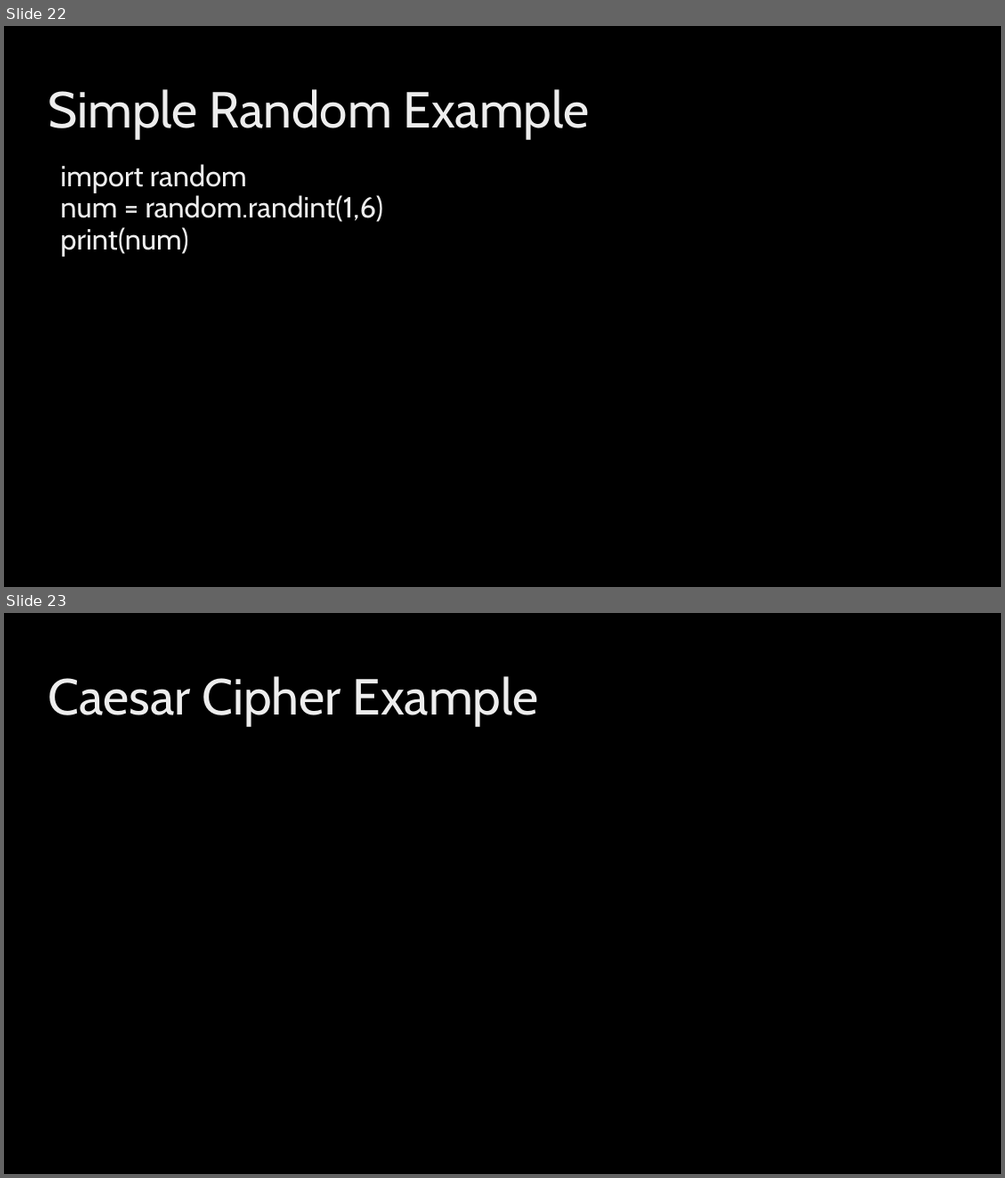
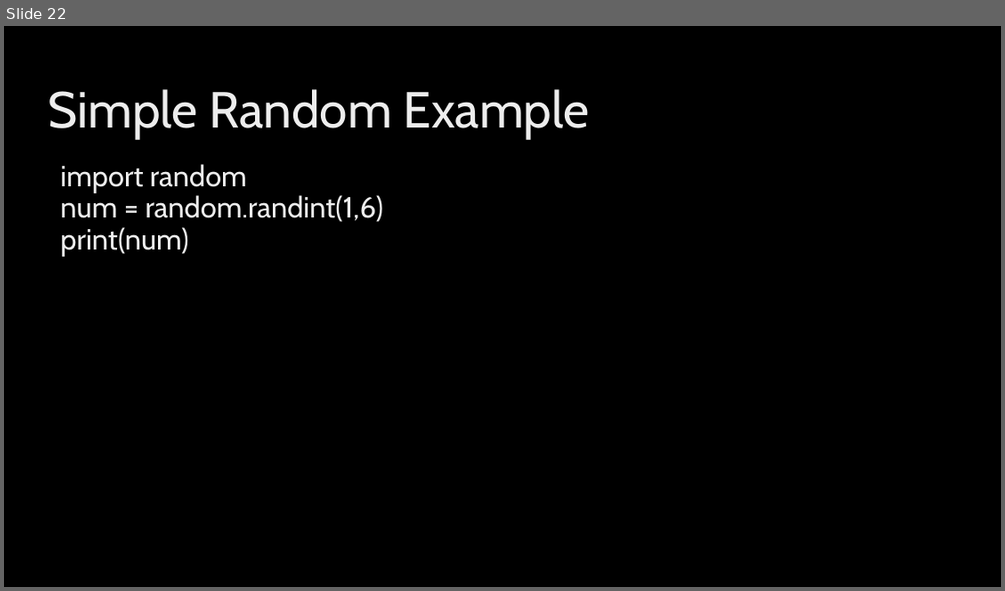
Before and after one commit to rsera/Junior-Knights, a slide deck: Python Day 2.pptx. Shown one above the other, each under a label of ours: slides 22 and 23 before the commit, slide 22 after it. The pictures are 1005x1178 and 1005x591 pixels, drawn with LibreOffice and Linux fonts; fonts in the diff are those of the drawing; background and template pictures are left out. Boxes give left, top, right and bottom in pixels: in the first picture for what was removed or moved away, otherwise in the second. Text is boxed around its words. In the diff, an @@ line names an element or a change of style, - is before the commit and + after.

```diff
--- a/Python Day 2.pptx
+++ b/Python Day 2.pptx
@@ slide 23 removed at (x1=4, y1=613, x2=1001, y2=1174), background picture (left out) @@
@@ title removed at (x1=48, y1=676, x2=539, y2=726) @@
-Caesar Cipher Example
```
Also in this commit, not shown: 2 slides added, 1 other slide removed, 4 other files.
